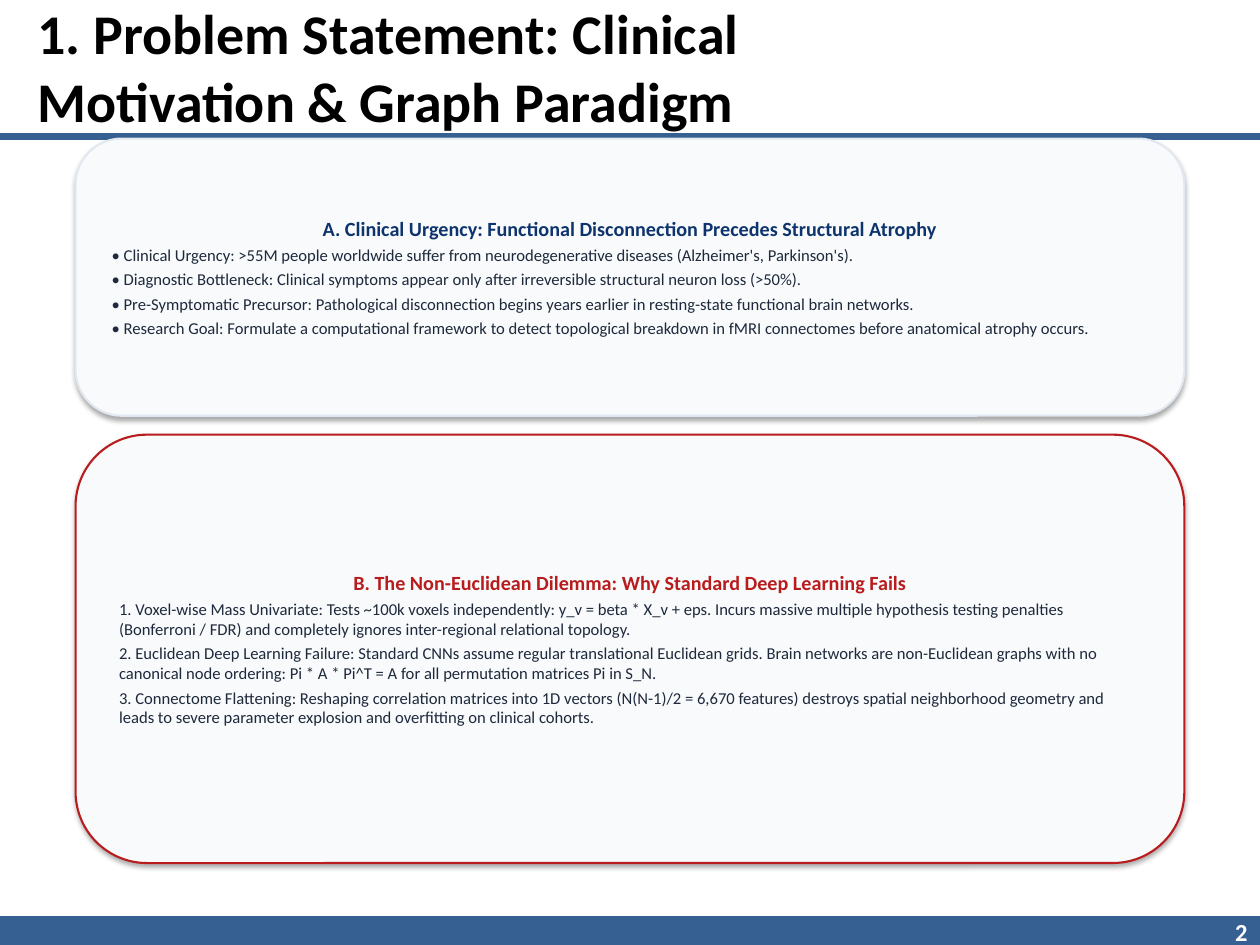
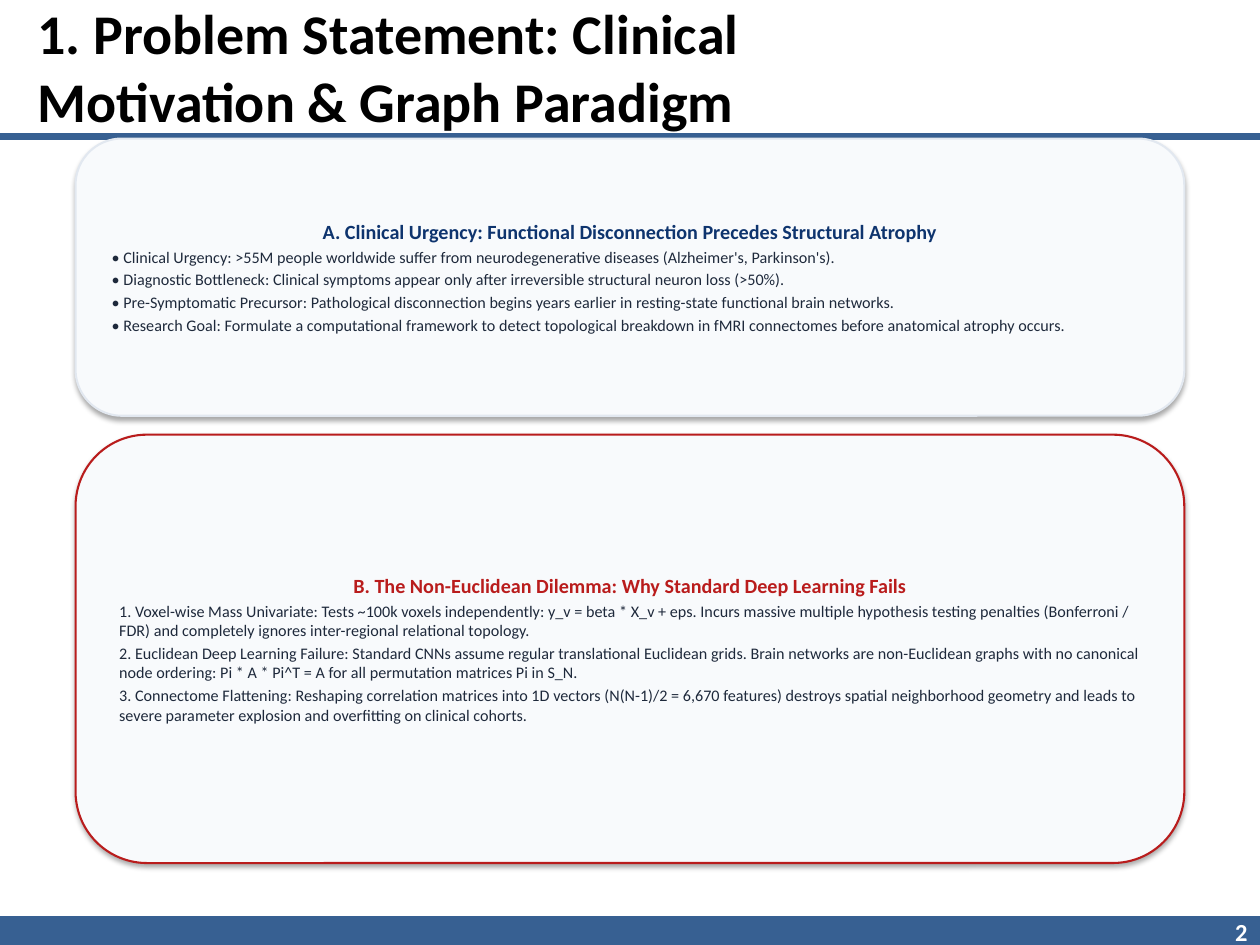
Before and after one commit to AnimeshBasak-14/Neuro-Neo4j, a slide deck: slide 2 of IITR_Neuro_Neo4j_Presentation.pptx. Drawn at 1260x945 pixels with LibreOffice and Linux fonts; fonts in the diff are those of the drawing; background and template pictures are left out. Boxes give left, top, right and bottom in pixels: in the first picture for what was removed or moved away, otherwise in the second. Text is boxed around its words. In the diff, an @@ line names an element or a change of style, - is before the commit and + after.

```diff
--- a/IITR_Neuro_Neo4j_Presentation.pptx
+++ b/IITR_Neuro_Neo4j_Presentation.pptx
@@ text in rounded rectangle at box(123, 251, 1064, 334): size 9.5 to 9.2 pt in "• Clinical Urgency: >55M people worldwide suffer ...", "• Diagnostic Bottleneck: Clinical symptoms appear only ...", "• Pre-Symptomatic Precursor: Pathological disconnection begi ...", "• Research Goal: Formulate a computational framework ..." @@
@@ text in rounded rectangle at box(119, 605, 1138, 724): size 9.5 to 9.2 pt @@
```
Also in this commit, not shown: 9 other slides changed, 20 other files.
